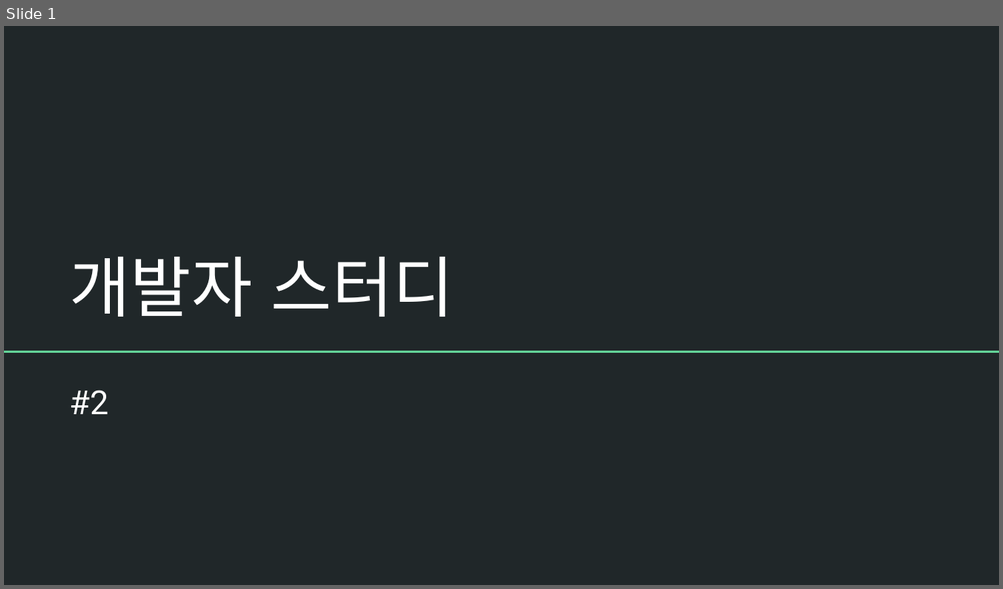
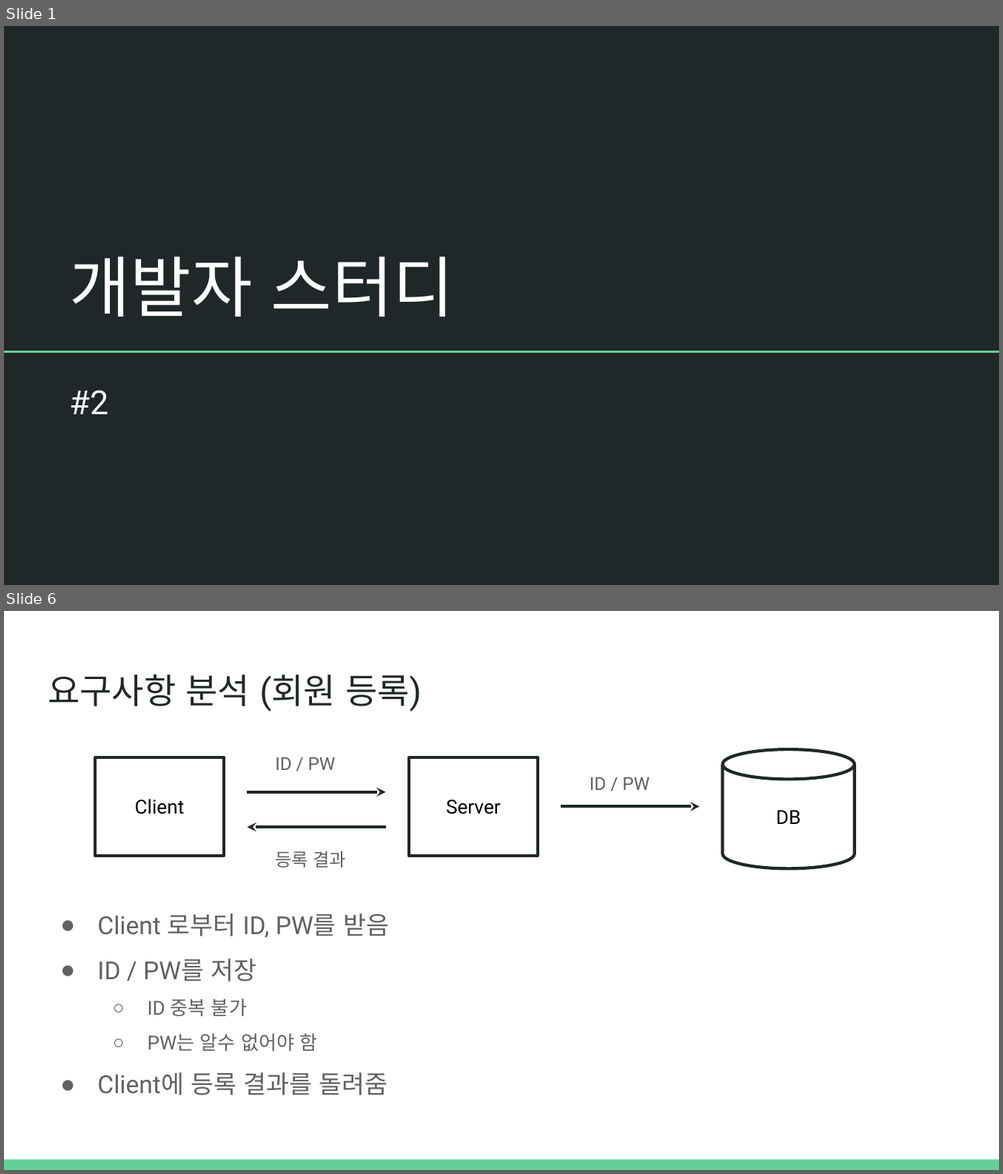
Before and after one commit to SJCEstudy/SJCEstudy_2025_Lecture, a slide deck: Server Lecture Material/개발자 스터디 #2.pptx. Shown one above the other, each under a label of ours: slide 1 before the commit, slides 1 and 6 after it; the slides between them are not shown. The pictures are 1003x589 and 1003x1174 pixels, drawn with LibreOffice and Linux fonts; fonts in the diff are those of the drawing. Boxes give left, top, right and bottom in pixels: in the first picture for what was removed or moved away, otherwise in the second. Text is boxed around its words. In the diff, an @@ line names an element or a change of style, - is before the commit and + after.

```diff
--- a/Server Lecture Material/개발자 스터디 #2.pptx
+++ b/Server Lecture Material/개발자 스터디 #2.pptx
@@ slide 6 added at [4, 611, 999, 1170], background #FFFFFF @@
@@ title added at [48, 674, 421, 712], 25.2 pt, text #202729 @@
+요구사항 분석 (회원 등록)
@@ rectangle added at [94, 758, 224, 857], outline #202729 2.25 pt, 14 pt, text #000000 @@
+Client
@@ text added at [275, 757, 336, 770], 13 pt, text #616161 @@
+ID / PW
@@ rectangle added at [409, 758, 538, 857], outline #202729 2.25 pt, 14 pt, text #000000 @@
+Server
@@ cylinder added at [722, 749, 854, 869], outline #202729 2.25 pt, 14 pt, text #000000 @@
+DB
@@ text added at [589, 777, 649, 790], 13 pt, text #616161 @@
+ID / PW
@@ arrow added from (247, 792) to (386, 792), #202729 2.25 pt @@
@@ arrow added from (561, 807) to (699, 807), #202729 2.25 pt @@
@@ arrow added from (386, 827) to (247, 827), #202729 2.25 pt @@
@@ text added at [275, 851, 347, 868], 13 pt, text #616161 @@
+등록 결과
@@ text added at [97, 914, 389, 1096], 18 pt, text #616161 @@
+● Client 로부터 ID, PW를 받음
+● ID / PW를 저장
+  ○ ID 중복 불가
+  ○ PW는 알수 없어야 함
+● Client에 등록 결과를 돌려줌
@@ rectangle added at [4, 1160, 999, 1170], fill #63D297 @@
```
Also in this commit, not shown: 3 slides changed, 18 other slides added, 1 other file.
